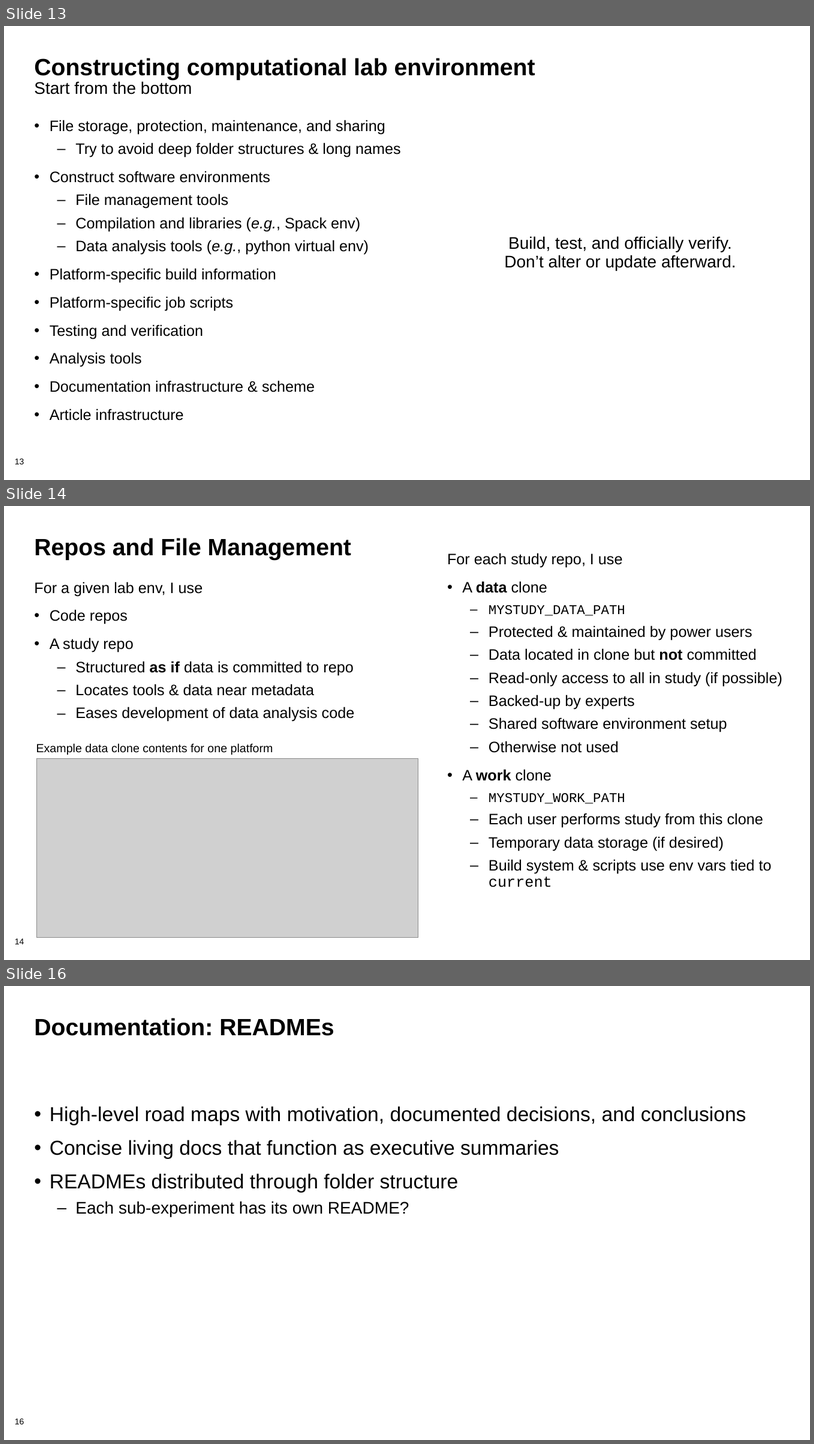
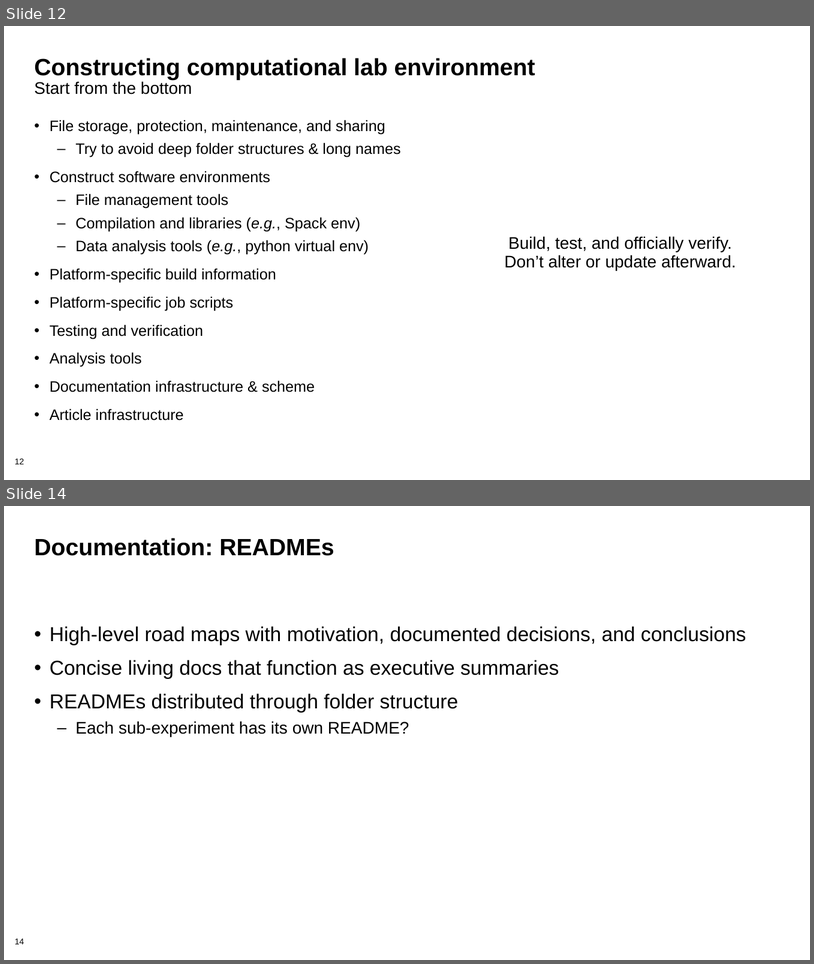
Before and after one commit to bssw-tutorial/presentations, a slide deck: computational-expts.pptx. Shown one above the other, each under a label of ours: slides 13, 14 and 16 before the commit, slides 12 and 14 after it; the slides between them are not shown. The pictures are 814x1444 and 814x964 pixels, drawn with LibreOffice and Linux fonts; fonts in the diff are those of the drawing; grey boxes stand for pictures; background and template pictures are left out. Boxes give left, top, right and bottom in pixels: in the first picture for what was removed or moved away, otherwise in the second. Text is boxed around its words. In the diff, an @@ line names an element or a change of style, - is before the commit and + after.

Commit message:
(issue #132) Minor tweaks.  Less content to fit in 30 minutes.

```diff
--- a/computational-expts.pptx
+++ b/computational-expts.pptx
@@ slide 14 removed at box(4, 506, 810, 960), background #FFFFFF; not listed: 1 template element that a slide beside it also shows @@
@@ title removed at box(34, 538, 351, 560) @@
-Repos and File Management
@@ text removed at box(447, 553, 783, 887) @@
-For each study repo, I use
-• A data clone
-  – MYSTUDY_DATA_PATH
-  – Protected & maintained by power users
-  – Data located in clone but not committed
-  – Read-only access to all in study (if possible)
-  – Backed-up by experts
-  – Shared software environment setup
-  – Otherwise not used
-• A work clone
-  – MYSTUDY_WORK_PATH
-  – Each user performs study from this clone
-  – Temporary data storage (if desired)
-  – Build system & scripts use env vars tied to current
@@ text removed at box(34, 582, 355, 721) @@
-For a given lab env, I use
-• Code repos
-• A study repo
-  – Structured as if data is committed to repo
-  – Locates tools & data near metadata
-  – Eases development of data analysis code
@@ text removed at box(36, 743, 273, 754) @@
-Example data clone contents for one platform
@@ picture removed at box(36, 759, 419, 937) @@
@@ what was slide 13 is now slide 12 @@
@@ what was slide 16 is now slide 14 @@
@@ page number at box(15, 938, 24, 944): text changed @@
-16
+14
```
Also in this commit, not shown: 7 slides changed, 1 other slide removed.
